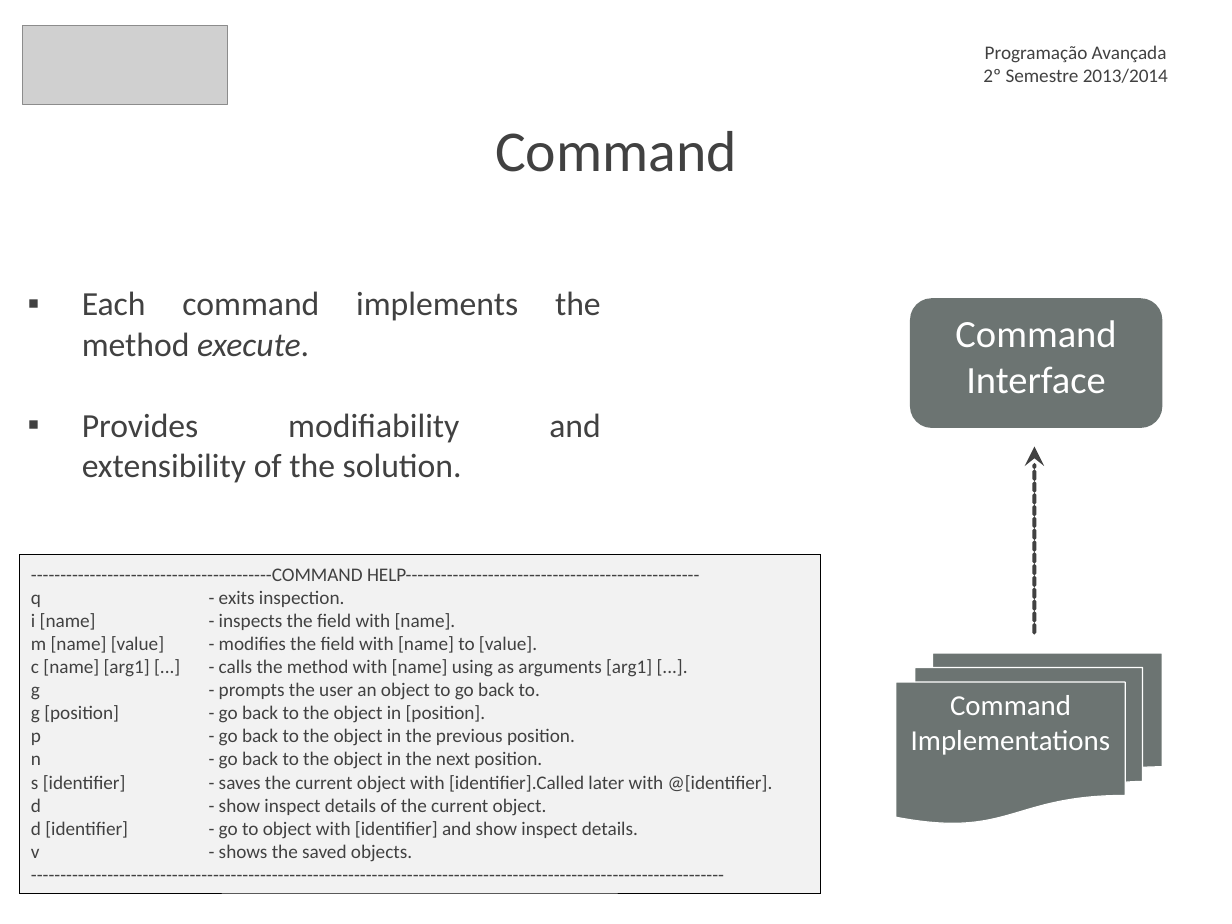
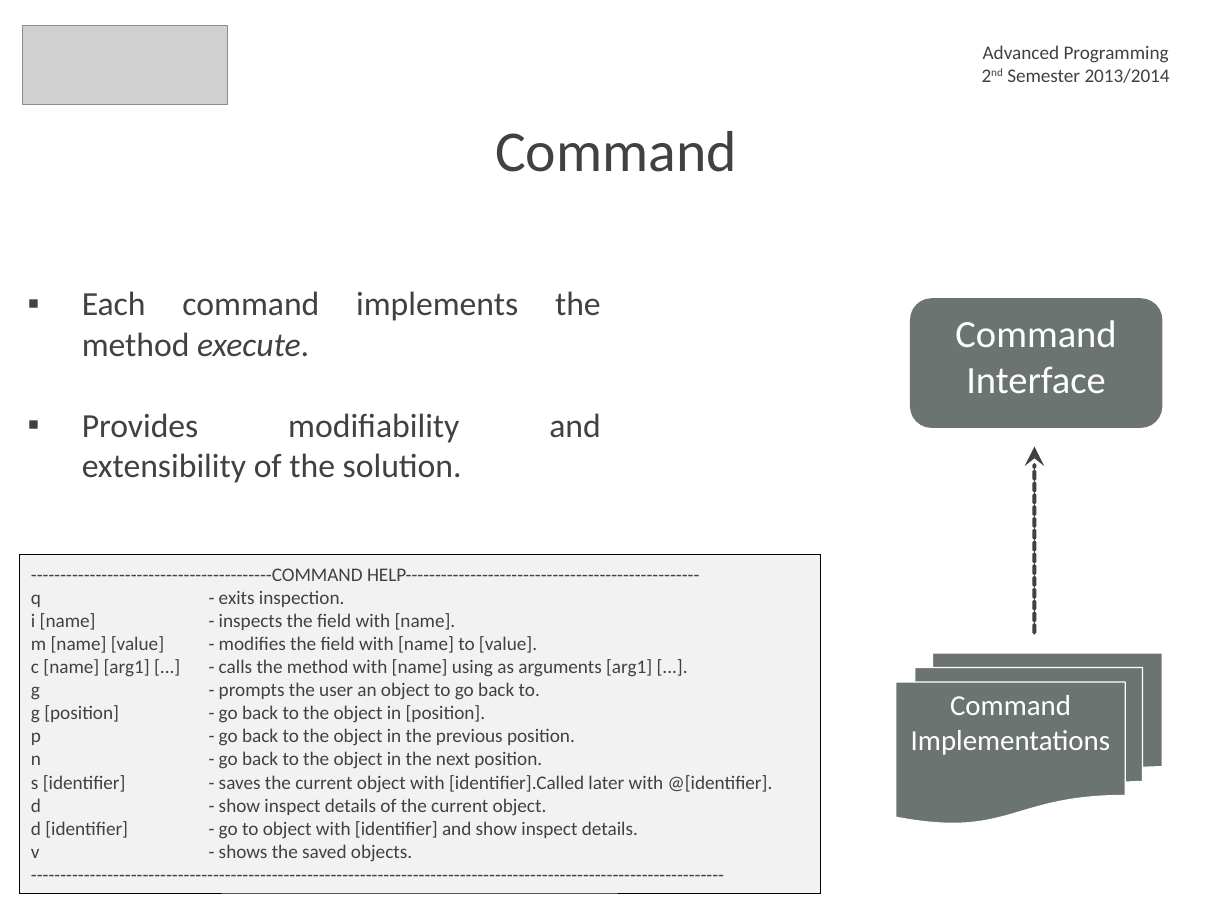
Before and after one commit to andrebispo5/Java-Inspector, a slide deck: slide 4 of PA presentation.ppt. Drawn at 1232x924 pixels with LibreOffice and Linux fonts; fonts in the diff are those of the drawing; grey boxes stand for pictures; background and template pictures are left out. Boxes give left, top, right and bottom in pixels: in the first picture for what was removed or moved away, otherwise in the second. Text is boxed around its words. In the diff, an @@ line names an element or a change of style, - is before the commit and + after.

```diff
--- a/PA presentation.ppt
+++ b/PA presentation.ppt
@@ text at bbox=[983, 45, 1170, 83]: text changed @@
-Programação Avançada
-2º Semestre 2013/2014
+Advanced Programming
+2nd Semester 2013/2014
```
Also in this commit, not shown: 10 other slides changed, 2 other files.
